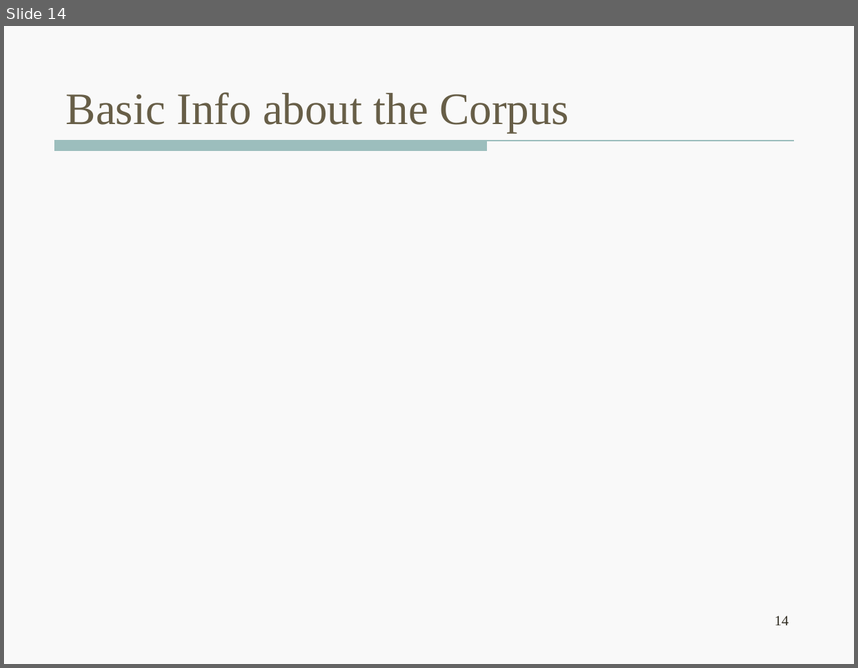
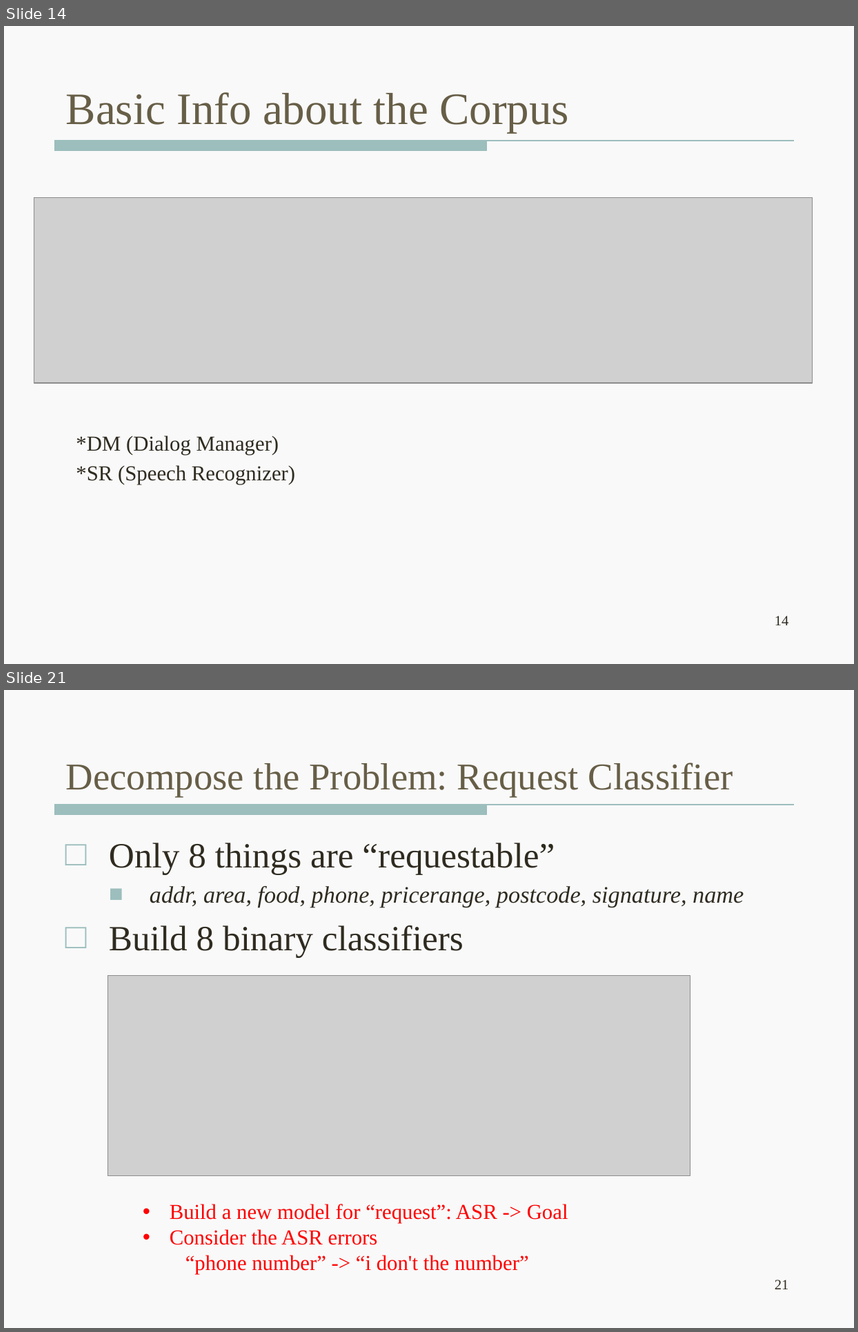
Before and after one commit to wencanluo/NLPFall2013, a slide deck: doc/12.06.2013 Meeting/DSTC2-12-16-2013.pptx. Shown one above the other, each under a label of ours: slide 14 before the commit, slides 14 and 21 after it; the slides between them are not shown. The pictures are 858x668 and 858x1332 pixels, drawn with LibreOffice and Linux fonts; fonts in the diff are those of the drawing; grey boxes stand for pictures. Boxes give left, top, right and bottom in pixels: in the first picture for what was removed or moved away, otherwise in the second. Text is boxed around its words. In the diff, an @@ line names an element or a change of style, - is before the commit and + after.

```diff
--- a/doc/12.06.2013 Meeting/DSTC2-12-16-2013.pptx
+++ b/doc/12.06.2013 Meeting/DSTC2-12-16-2013.pptx
@@ slide 21 added at (4, 690, 854, 1328), background #F9F9F9; not listed: 1 template element that a slide beside it also shows @@
@@ title added at (66, 762, 733, 796), 32 pt, text #675E47 @@
+Decompose the Problem: Request Classifier
@@ text added at (109, 842, 744, 958), 20 pt, text #2F2B20, italic @@
+□ Only 8 things are “requestable”
+  ■ addr, area, food, phone, pricerange, postcode, signature, name
+□ Build 8 binary classifiers
@@ picture added at (107, 976, 690, 1175) @@
@@ text added at (170, 1203, 568, 1274), 18 pt, text #FF0000 @@
+• Build a new model for “request”: ASR -> Goal
+• Consider the ASR errors
+  “phone number” -> “i don't the number”
@@ page number added at (775, 1279, 789, 1289), 12 pt, text #2F2B20 @@
+21
@@ slide 14 changed as well @@
@@ picture added at (34, 198, 813, 383) @@
@@ text added at (76, 435, 295, 484), 18 pt, text #2F2B20 @@
+*DM (Dialog Manager)
+*SR (Speech Recognizer)
```
Also in this commit, not shown: 11 other slides changed, 10 other slides added, 4 slides removed, 8 other files.
